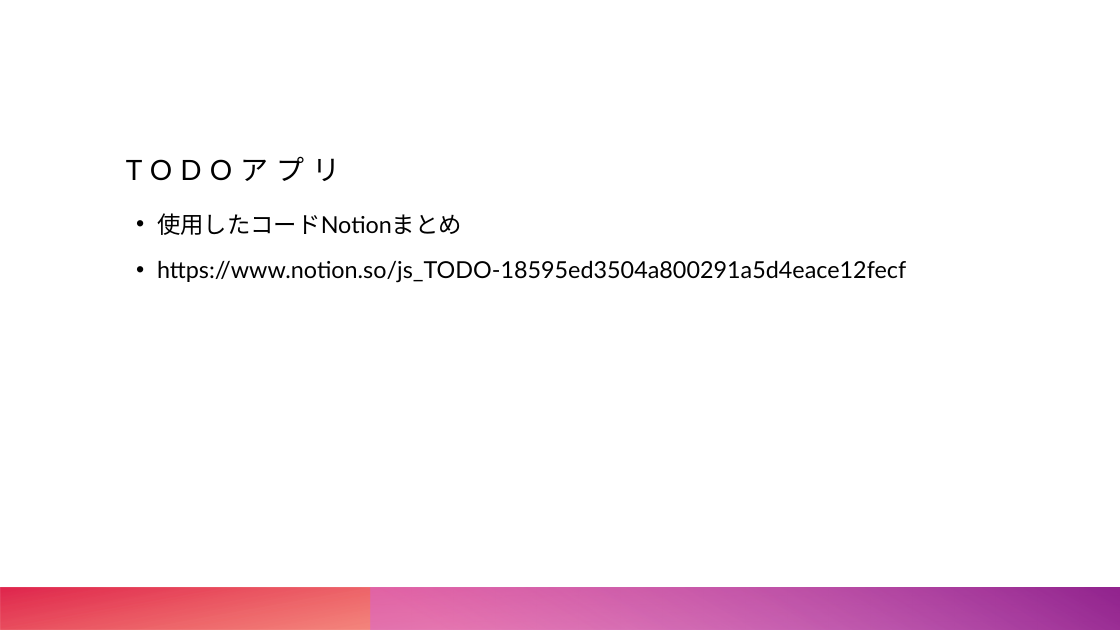
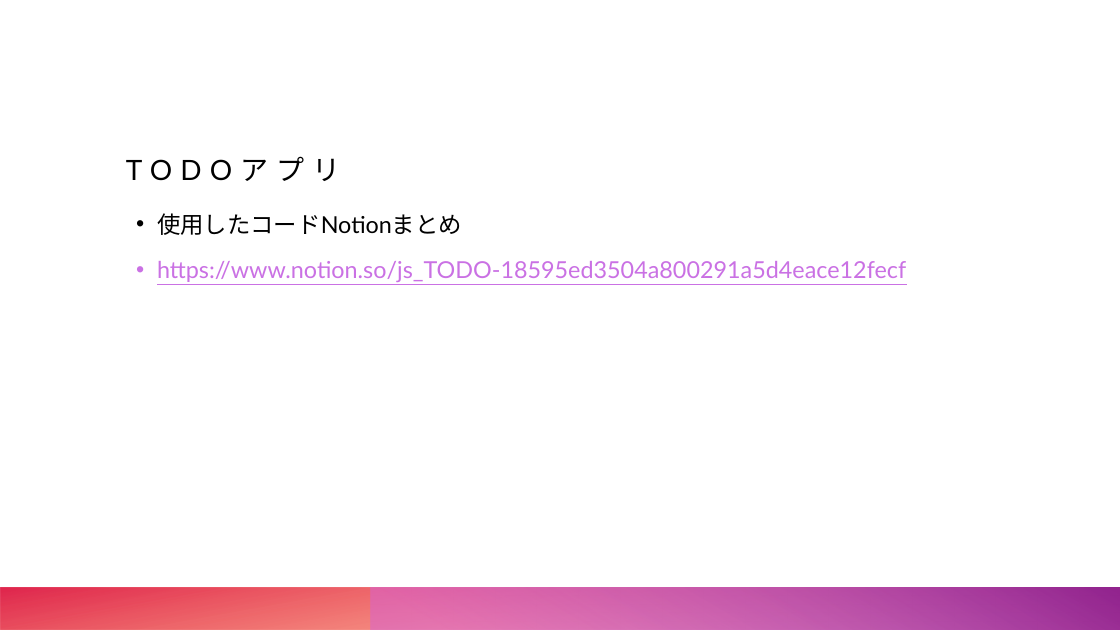
Before and after one commit to masahirotabata/happyoukai_honban, a slide deck: slide 5 of Desktop/happyoukai_honban/発表会_田端政裕.pptx. Drawn at 1120x630 pixels with LibreOffice and Linux fonts; fonts in the diff are those of the drawing. Boxes give left, top, right and bottom in pixels: in the first picture for what was removed or moved away, otherwise in the second. Text is boxed around its words. In the diff, an @@ line names an element or a change of style, - is before the commit and + after.

```diff
--- a/Desktop/happyoukai_honban/発表会_田端政裕.pptx
+++ b/Desktop/happyoukai_honban/発表会_田端政裕.pptx
@@ text at <box>157,261,906,282</box>: text colour #000000 to #CA71E4, underline on in "https://www.notion.so/js_TODO-18595ed3504a800291a5d4eace12fe ..." @@
```
Also in this commit, not shown: 5 other slides changed, 1 other file.
